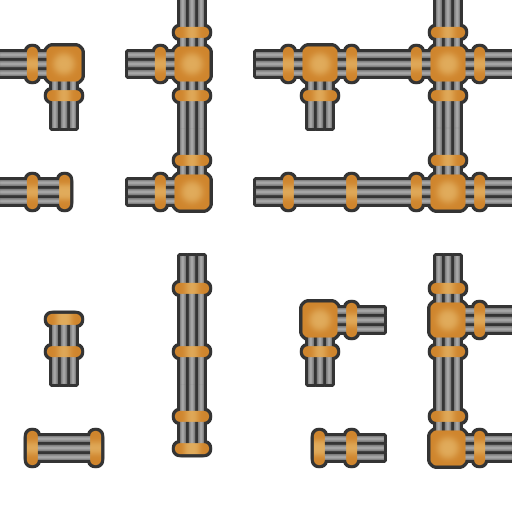
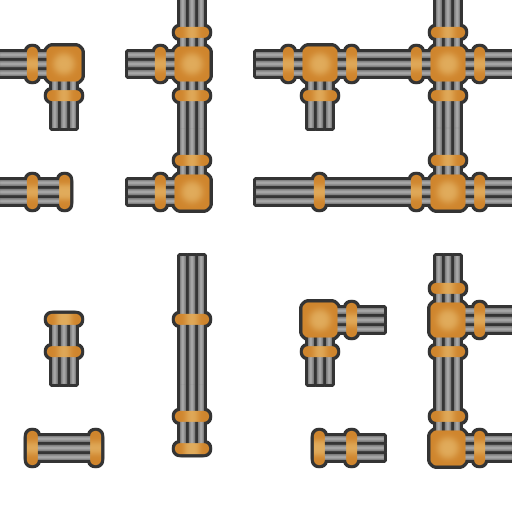
Layer changes from the first (512, 512) image to the second:
painted on "Paint Layer 8" (10th of 25, in "Group 3" › "Group 2" › "Group 7") over [left=171, top=280, right=213, bottom=360]
painted on "Paint Layer 5" (7th of 16, in "Group 3" › "Group 2" › "Group 7") over [left=171, top=280, right=213, bottom=360]
painted on "Paint Layer 6" (8th of 19, in "Group 3" › "Group 2") over [left=171, top=280, right=213, bottom=360]
painted on "Paint Layer 8" (12th of 25, in "Group 3" › "Group 2" › "Group 7") over [left=280, top=171, right=360, bottom=213]
painted on "Paint Layer 5" (9th of 16, in "Group 3" › "Group 2" › "Group 7") over [left=280, top=171, right=360, bottom=213]
painted on "Paint Layer 1" (10th of 20, in "Group 3" › "Group 2") over [left=280, top=171, right=360, bottom=213]
painted on "Paint Layer 1" (15th of 20, in "Group 3" › "Copy of Group 2") over [left=348, top=171, right=360, bottom=211]
painted on "Paint Layer 6" (15th of 19, in "Group 3" › "Copy of Group 2") over [left=280, top=171, right=360, bottom=211]
painted on "Paint Layer 1" (17th of 20, in "Group 3" › "Copy of Group 2") over [left=280, top=171, right=360, bottom=211]
